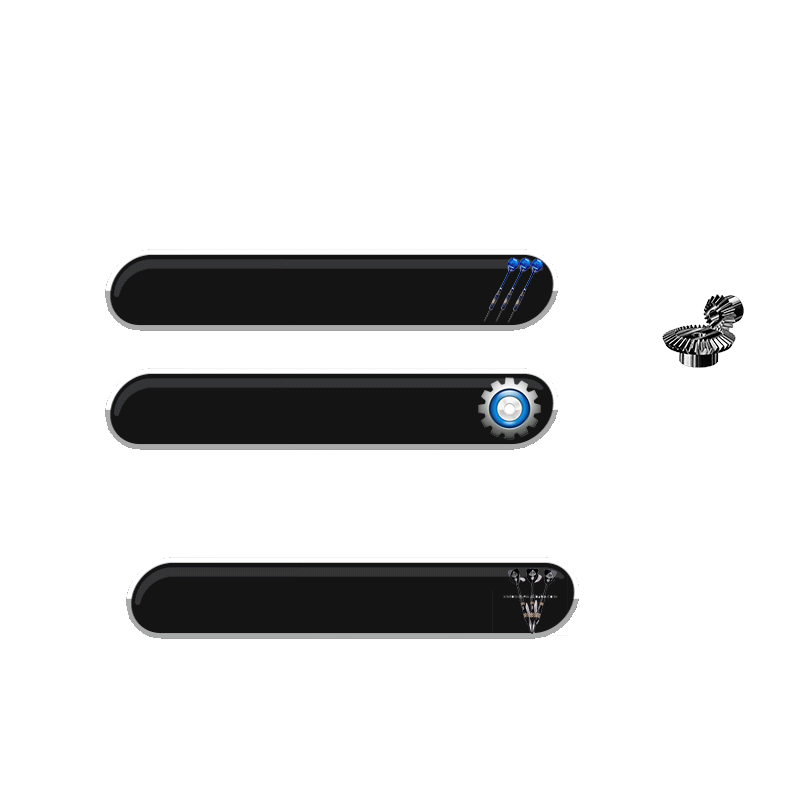
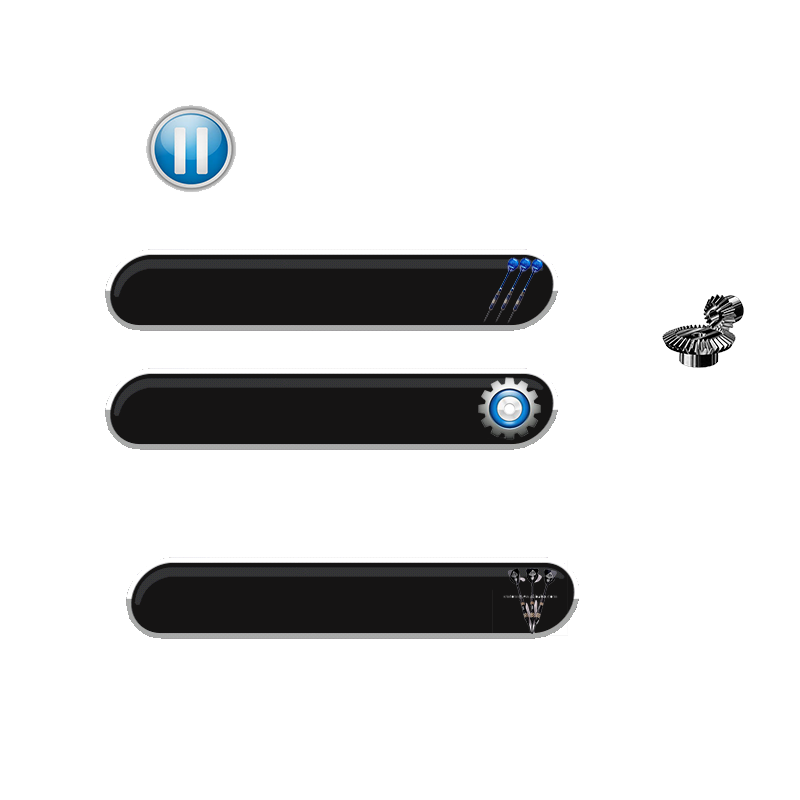
Layered file, before and after one edit (800px x 800px). Changes by layer:
added layer "download" above "1_phi_tieu copy 2" over <box>146,105,236,192</box>
